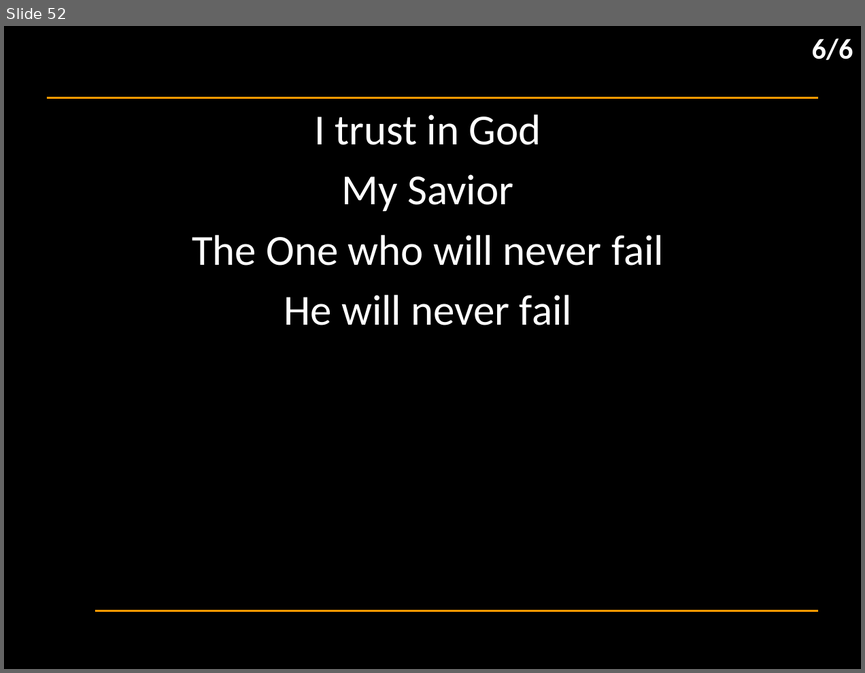
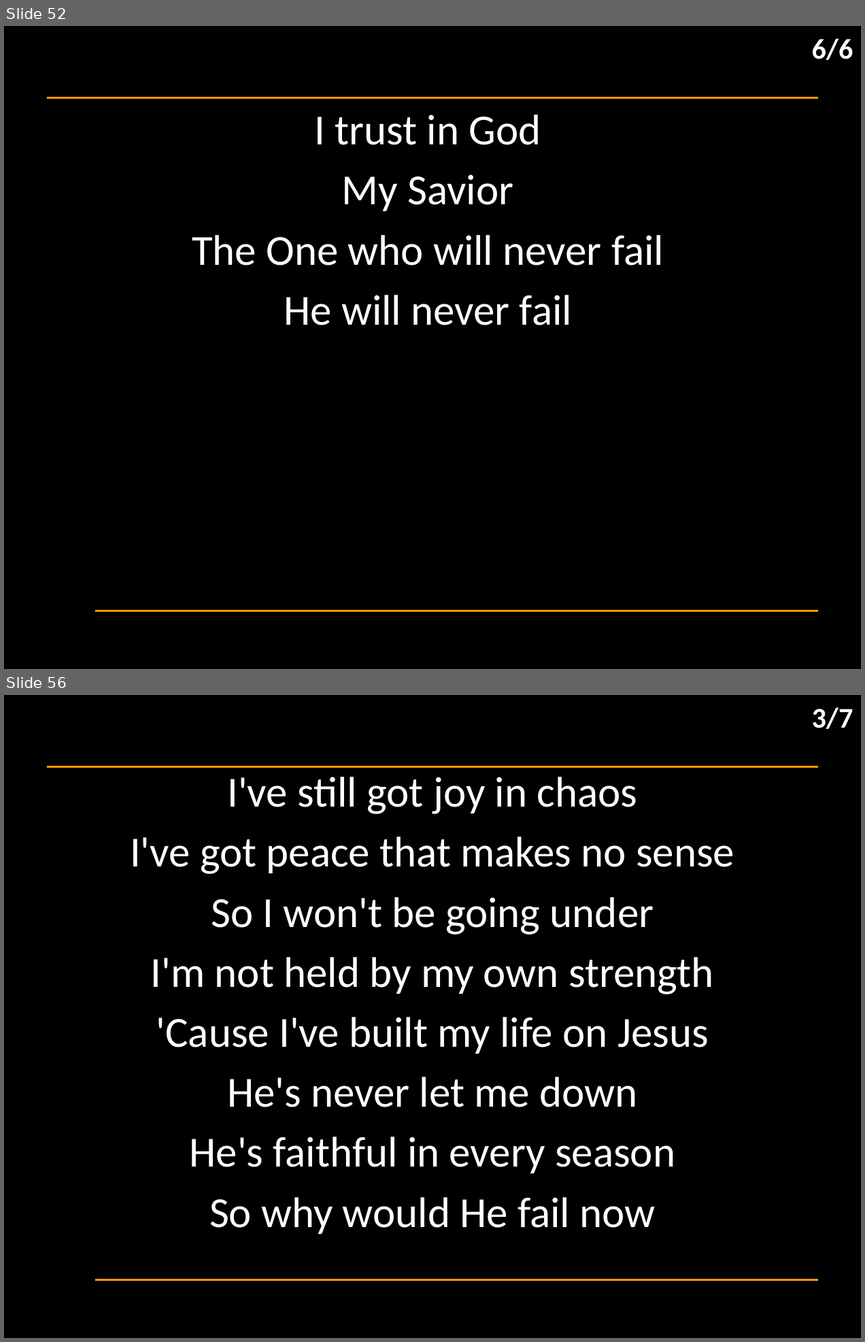
Before and after one commit to hoo-are-ya/worship, a slide deck: docs/songs_2024-09-22.pptx. Shown one above the other, each under a label of ours: slide 52 before the commit, slides 52 and 56 after it; the slides between them are not shown. The pictures are 865x673 and 865x1342 pixels, drawn with LibreOffice and Linux fonts; fonts in the diff are those of the drawing; background and template pictures are left out. Boxes give left, top, right and bottom in pixels: in the first picture for what was removed or moved away, otherwise in the second. Text is boxed around its words. In the diff, an @@ line names an element or a change of style, - is before the commit and + after.

```diff
--- a/docs/songs_2024-09-22.pptx
+++ b/docs/songs_2024-09-22.pptx
@@ slide 56 added at (4,695,861,1338), background #000000; not listed: 2 template elements that a slide beside it also shows @@
@@ text added at (812,707,853,729), 24 pt, text #FFFFFF, bold @@
+3/7
@@ subtitle added at (130,777,734,1234), 36 pt, text #FFFFFF @@
+I've still got joy in chaos
+I've got peace that makes no sense
+So I won't be going under
+I'm not held by my own strength
+'Cause I've built my life on Jesus
+He's never let me down
+He's faithful in every season
+So why would He fail now
```
Also in this commit, not shown: 1 slide changed, 14 other slides added, 1 slide removed, 2 other files.
